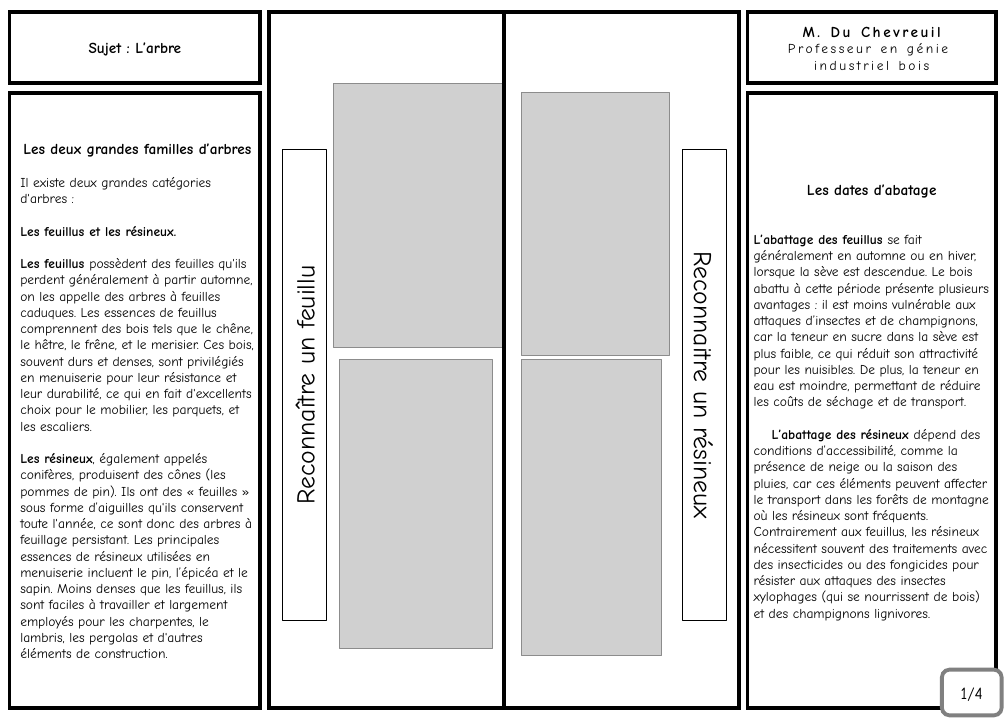
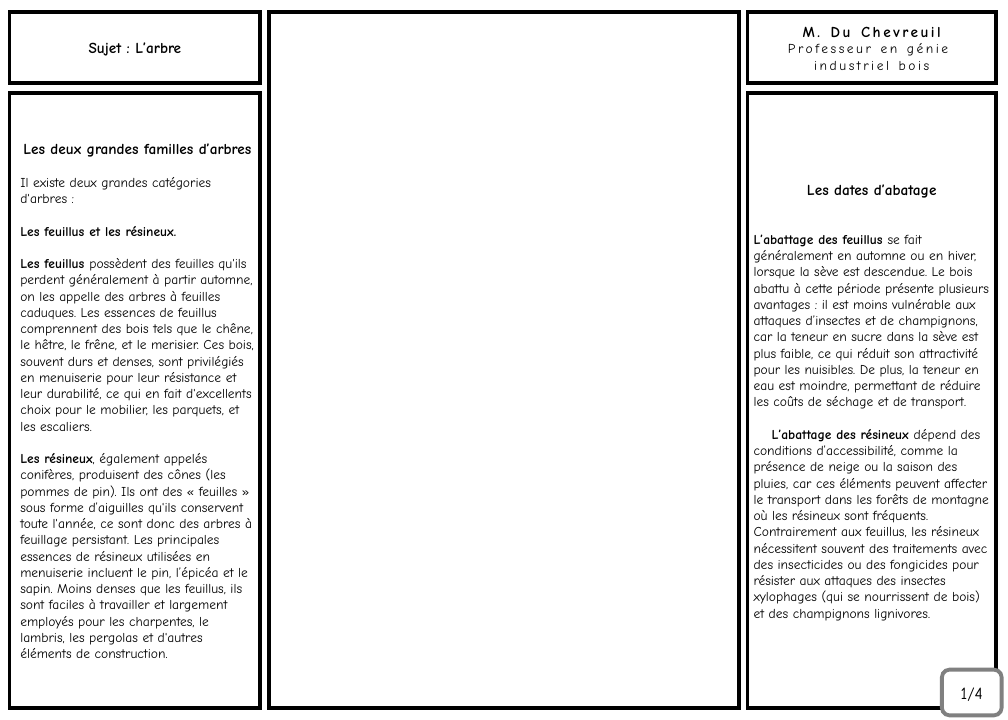
Before and after one commit to kduchevreuil/Cours-Menuiserie, a slide deck: slide 8 of Dossier Support ordi/DOSSIER Support Ordi.pptx (slide 7 before the commit). Drawn at 1008x720 pixels with LibreOffice and Linux fonts; fonts in the diff are those of the drawing; grey boxes stand for pictures. Boxes give left, top, right and bottom in pixels: in the first picture for what was removed or moved away, otherwise in the second. Text is boxed around its words. In the diff, an @@ line names an element or a change of style, - is before the commit and + after.

```diff
--- a/Dossier Support ordi/DOSSIER Support Ordi.pptx
+++ b/Dossier Support ordi/DOSSIER Support Ordi.pptx
@@ line removed from (504, 12) to (504, 708) @@
@@ picture removed at (334, 83, 503, 348) @@
@@ picture removed at (521, 93, 670, 356) @@
@@ rectangle removed at (282, 150, 326, 621) @@
-Reconnaître un feuillu
@@ rectangle removed at (682, 150, 726, 621) @@
-Reconnaitre un résineux
@@ picture removed at (339, 359, 492, 648) @@
@@ picture removed at (521, 359, 662, 656) @@
```
Also in this commit, not shown: 2 other slides changed, 1 slide added, 36 other files.
